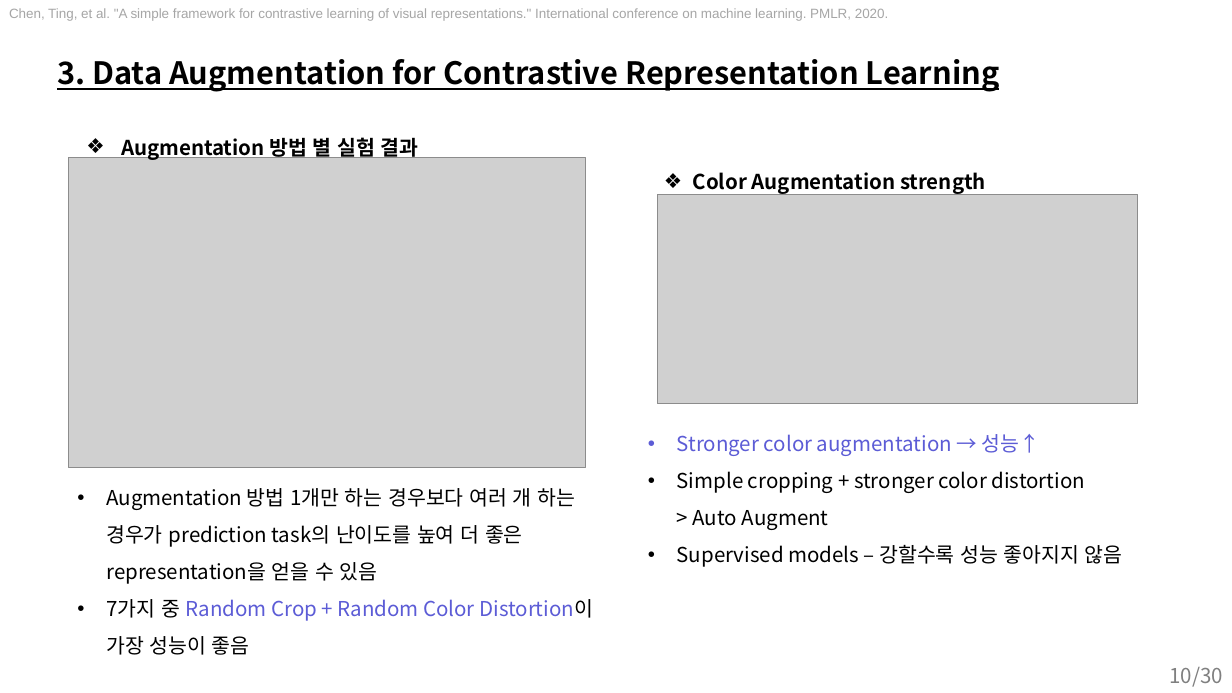
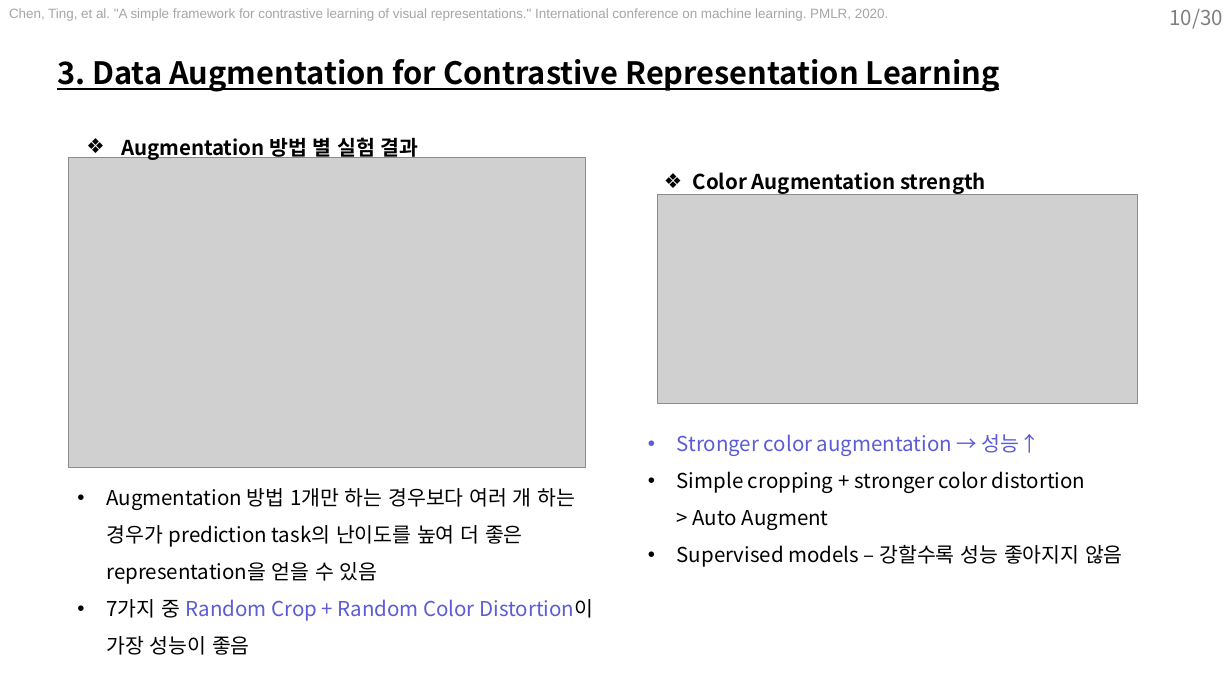
Before and after one commit to sohee98/LabSeminar, a slide deck: slide 10 of 220810_Contrastive learning/22.08.10 - Contrastive Learning.pptx. Drawn at 1232x693 pixels with LibreOffice and Linux fonts; fonts in the diff are those of the drawing; grey boxes stand for pictures. Boxes give left, top, right and bottom in pixels: in the first picture for what was removed or moved away, otherwise in the second. Text is boxed around its words. In the diff, an @@ line names an element or a change of style, - is before the commit and + after.

```diff
--- a/220810_Contrastive learning/22.08.10 - Contrastive Learning.pptx
+++ b/220810_Contrastive learning/22.08.10 - Contrastive Learning.pptx
@@ page number moved from (x1=1169, y1=667, x2=1223, y2=687) to (x1=1169, y1=9, x2=1223, y2=29) @@
```
Also in this commit, not shown: 10 other slides changed, 3 slides added, 4 slides removed.
